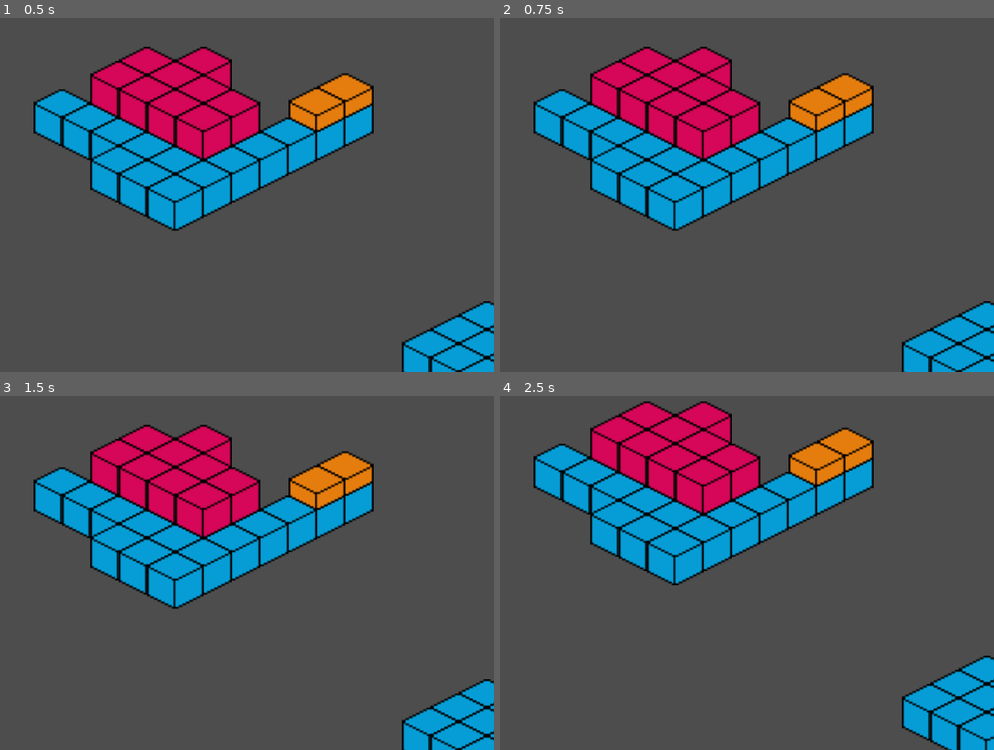
Above: before the commit, frames 1-4 (two rows, left to right).
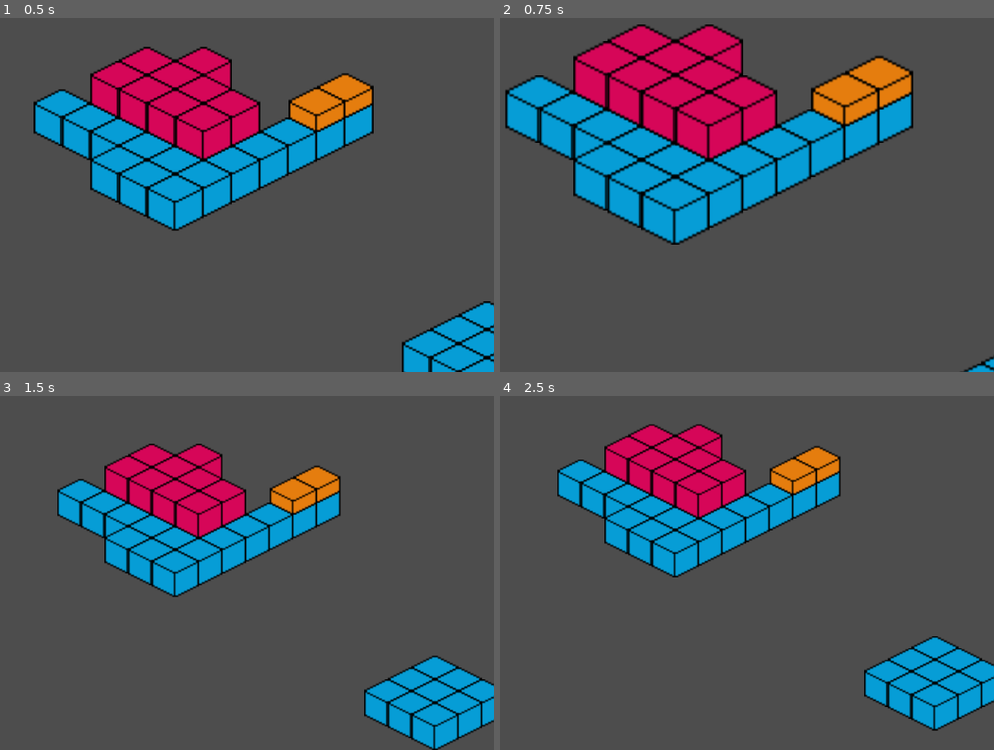
Above: after the commit, the same moments.

Repository: martinsi26/GameJam2024
Game: Godot game, scene res://Map.tscn
The game is run twice, just before and just after one commit, with the same random seed, the same clock (stepped at 60 frames per second) and the same inputs.
Inputs:
- Up to frame 1 (0.5 s): no input
- Up to frame 2 (0.75 s): tap Enter at 0.5 s; tap = (camera_zoom_in, bound only after the commit) at 0.6 s
- Up to frame 3 (1.5 s): tap - (camera_zoom_out, bound only after the commit) at 0.8, 1.35 s; tap Space at 1.25 s
- Up to frame 4 (2.5 s): tap = (camera_zoom_in, bound only after the commit) at 1.55 s; tap Enter at 2 s; tap Down (camera_down) at 2.1 s; tap - (camera_zoom_out, bound only after the commit) at 2.3 s

Frame 1 is identical in both runs. In frame 2, 21% of the frame differs, in the area x 1-100%, y 1-100%; in frame 3, 17%; in frame 4, 18%.

Commit message:
added camera controls (arrow keys and +/-)

Diff:
--- a/gamejam2024/camera_2d.gd
+++ b/gamejam2024/camera_2d.gd
@@ -9,3 +9,9 @@
 # Called every frame. 'delta' is the elapsed time since the previous frame.
 func _process(delta):
 	position += Input.get_vector("camera_left", "camera_right", "camera_up", "camera_down") * 10
+
+	if Input.is_action_just_pressed("camera_zoom_in"):
+		zoom *= 1.2
+
+	if Input.is_action_just_pressed("camera_zoom_out"):
+		zoom *= 1 / 1.2
--- a/gamejam2024/project.godot
+++ b/gamejam2024/project.godot
@@ -42,3 +42,13 @@
 "events": [Object(InputEventKey,"resource_local_to_scene":false,"resource_name":"","device":-1,"window_id":0,"alt_press …(195 unchanged characters)…
 ]
 }
+camera_zoom_in={
+"deadzone": 0.5,
+"events": [Object(InputEventKey,"resource_local_to_scene":false,"resource_name":"","device":-1,"window_id":0,"alt_pressed":false,"shift_pressed":false,"ctrl_pressed":false,"meta_pressed":false,"pressed":false,"keycode":0,"physical_keycode":61,"key_label":0,"unicode":61,"location":0,"echo":false,"script":null)
+]
+}
+camera_zoom_out={
+"deadzone": 0.5,
+"events": [Object(InputEventKey,"resource_local_to_scene":false,"resource_name":"","device":-1,"window_id":0,"alt_pressed":false,"shift_pressed":false,"ctrl_pressed":false,"meta_pressed":false,"pressed":false,"keycode":0,"physical_keycode":45,"key_label":0,"unicode":45,"location":0,"echo":false,"script":null)
+]
+}
